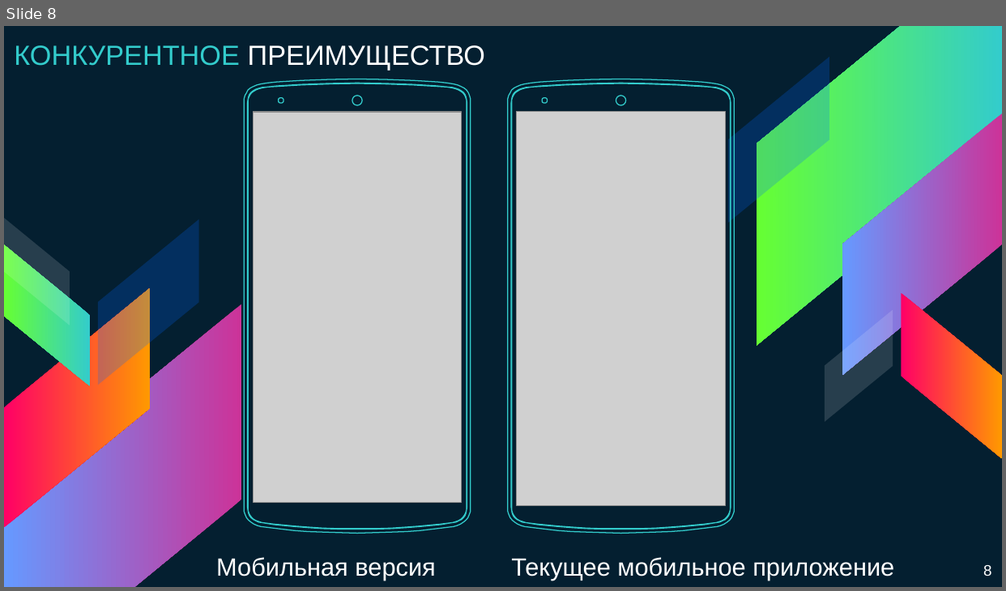
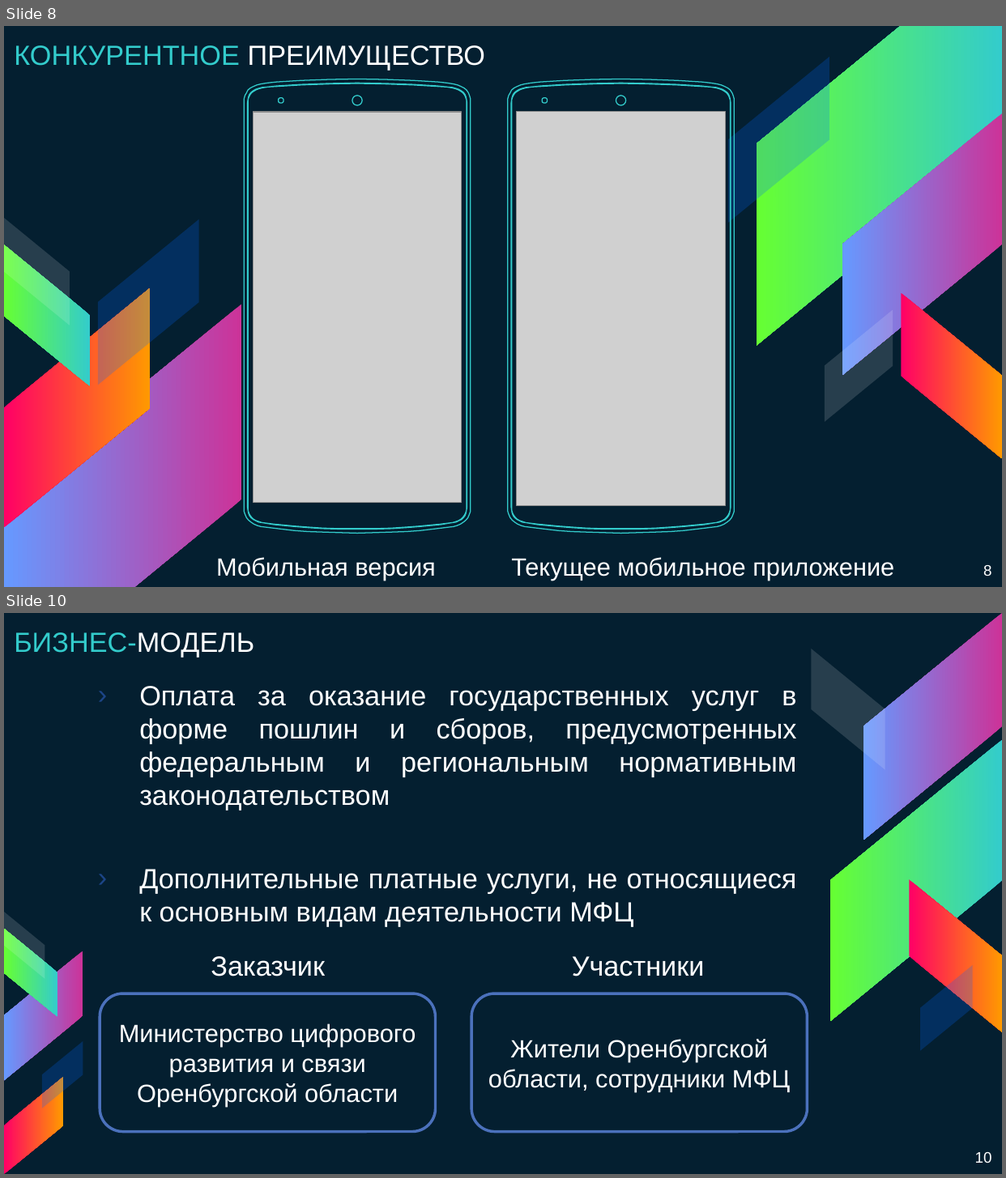
Before and after one commit to adonixis/MFC56, a slide deck: Презентация Выйти из IT.pptx. Shown one above the other, each under a label of ours: slide 8 before the commit, slides 8 and 10 after it; the slides between them are not shown. The pictures are 1006x591 and 1006x1178 pixels, drawn with LibreOffice and Linux fonts; fonts in the diff are those of the drawing; grey boxes stand for pictures. Boxes give left, top, right and bottom in pixels: in the first picture for what was removed or moved away, otherwise in the second. Text is boxed around its words. In the diff, an @@ line names an element or a change of style, - is before the commit and + after.

```diff
--- a/Презентация Выйти из IT.pptx
+++ b/Презентация Выйти из IT.pptx
@@ slide 10 added at (x1=4, y1=613, x2=1002, y2=1174), background #041F30 @@
@@ text added at (x1=14, y1=632, x2=254, y2=658), 20 pt, text #33CCCC @@
+БИЗНЕС-МОДЕЛЬ
@@ text added at (x1=139, y1=686, x2=797, y2=926), 20 pt, text #FFFFFF @@
+› Оплата за оказание государственных услуг в форме пошлин и сборов, предусмотренных федеральным и региональным нормативным законодательством
+› Дополнительные платные услуги, не относящиеся к основным видам деятельности МФЦ
@@ text added at (x1=211, y1=956, x2=325, y2=977), 20 pt, text #FFFFFF @@
+Заказчик
@@ text added at (x1=572, y1=956, x2=705, y2=977), 20 pt, text #FFFFFF @@
+Участники
@@ group added at (x1=811, y1=613, x2=1002, y2=1051): 5 parallelograms @@
@@ rounded rectangle added at (x1=100, y1=995, x2=435, y2=1132), outline #4B71BD 2 pt, 18 pt, text #FFFFFF @@
+Министерство цифрового развития и связи Оренбургской области
@@ rounded rectangle added at (x1=471, y1=995, x2=807, y2=1132), outline #4B71BD 2 pt, 18 pt, text #FFFFFF @@
+Жители Оренбургской области, сотрудники МФЦ
@@ group added at (x1=4, y1=913, x2=83, y2=1174): 5 parallelograms @@
@@ page number added at (x1=975, y1=1152, x2=992, y2=1163), 11 pt, text #FFFFFF @@
+10
```
Also in this commit, not shown: 5 slides changed, 1 slide removed.
